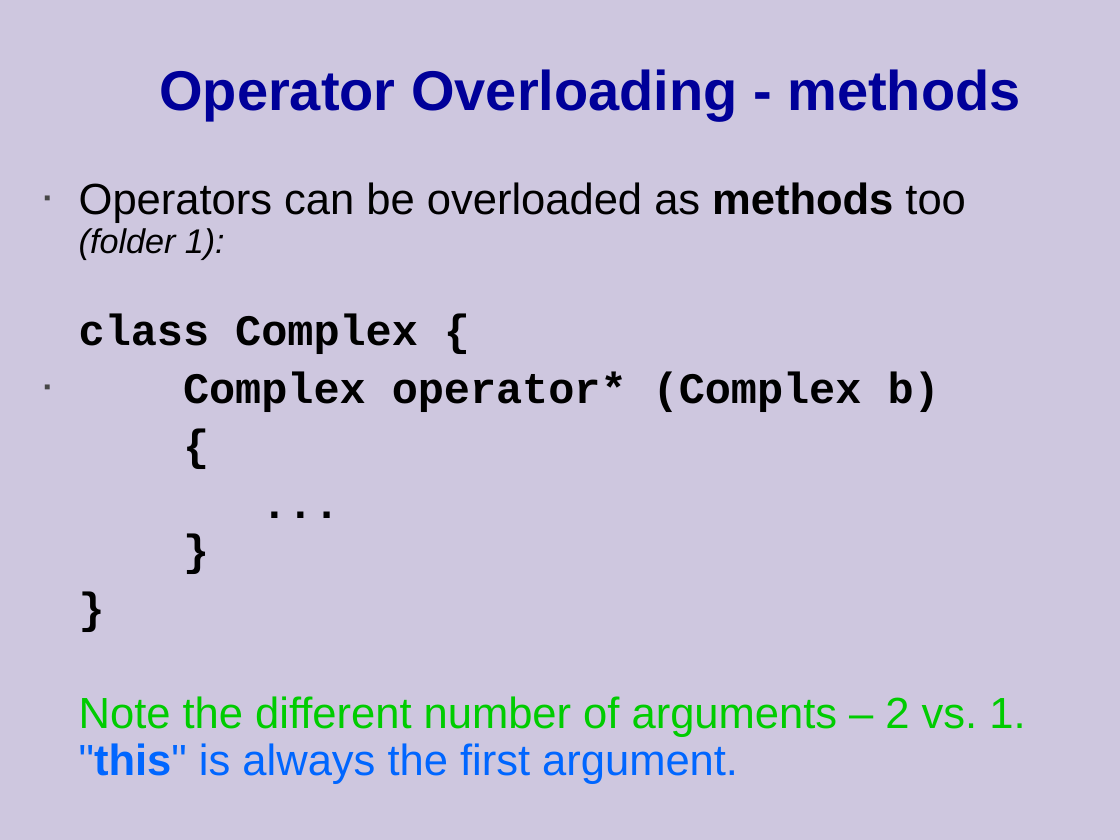
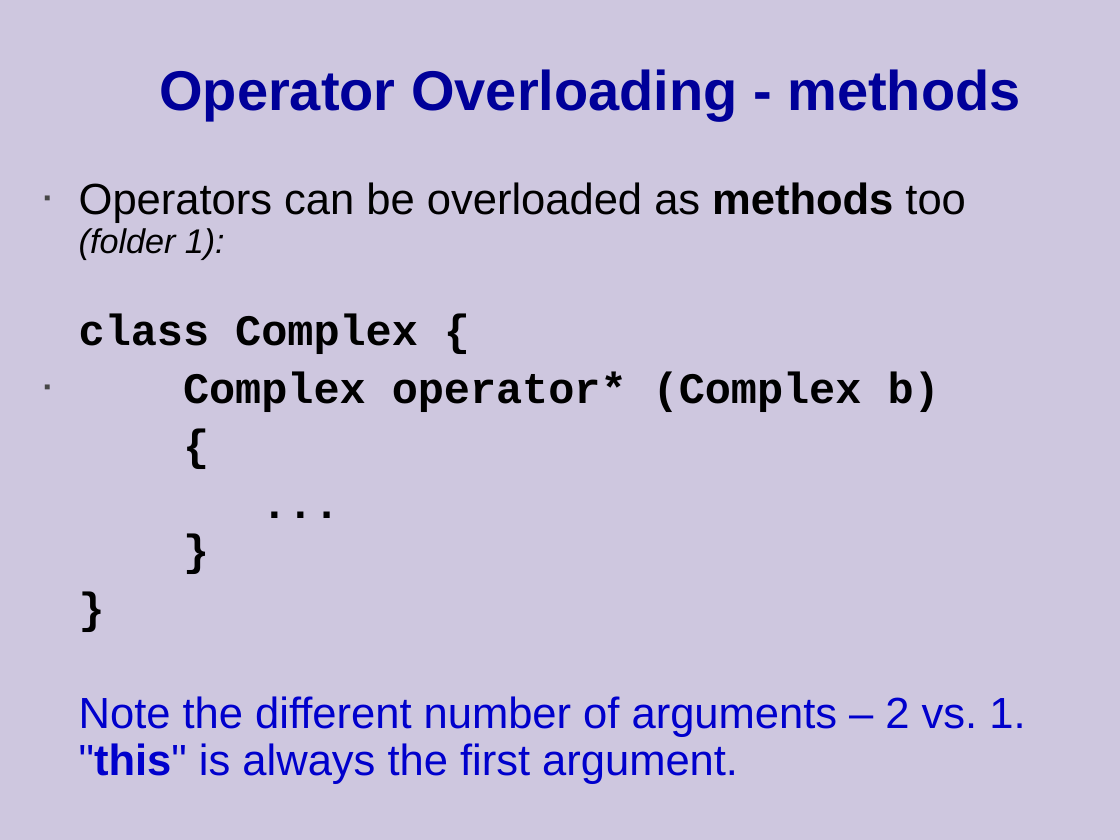
Before and after one commit to cpp-at-ariel/cpp-5779, a slide deck: slide 3 of 04-const-friend-operators/slides-2-operators.odp. Drawn at 1120x840 pixels with LibreOffice and Linux fonts; fonts in the diff are those of the drawing. Boxes give left, top, right and bottom in pixels: in the first picture for what was removed or moved away, otherwise in the second. Text is boxed around its words. In the diff, an @@ line names an element or a change of style, - is before the commit and + after.

```diff
--- a/04-const-friend-operators/slides-2-operators.odp
+++ b/04-const-friend-operators/slides-2-operators.odp
@@ text at <box>79,696,1025,784</box>: text colour #00CC00 to #0000CC in "Note the different number of arguments – ..."; text colour #0066FF to #0000CC in ""this" is always the first argument." @@
```
Also in this commit, not shown: 33 other files.
